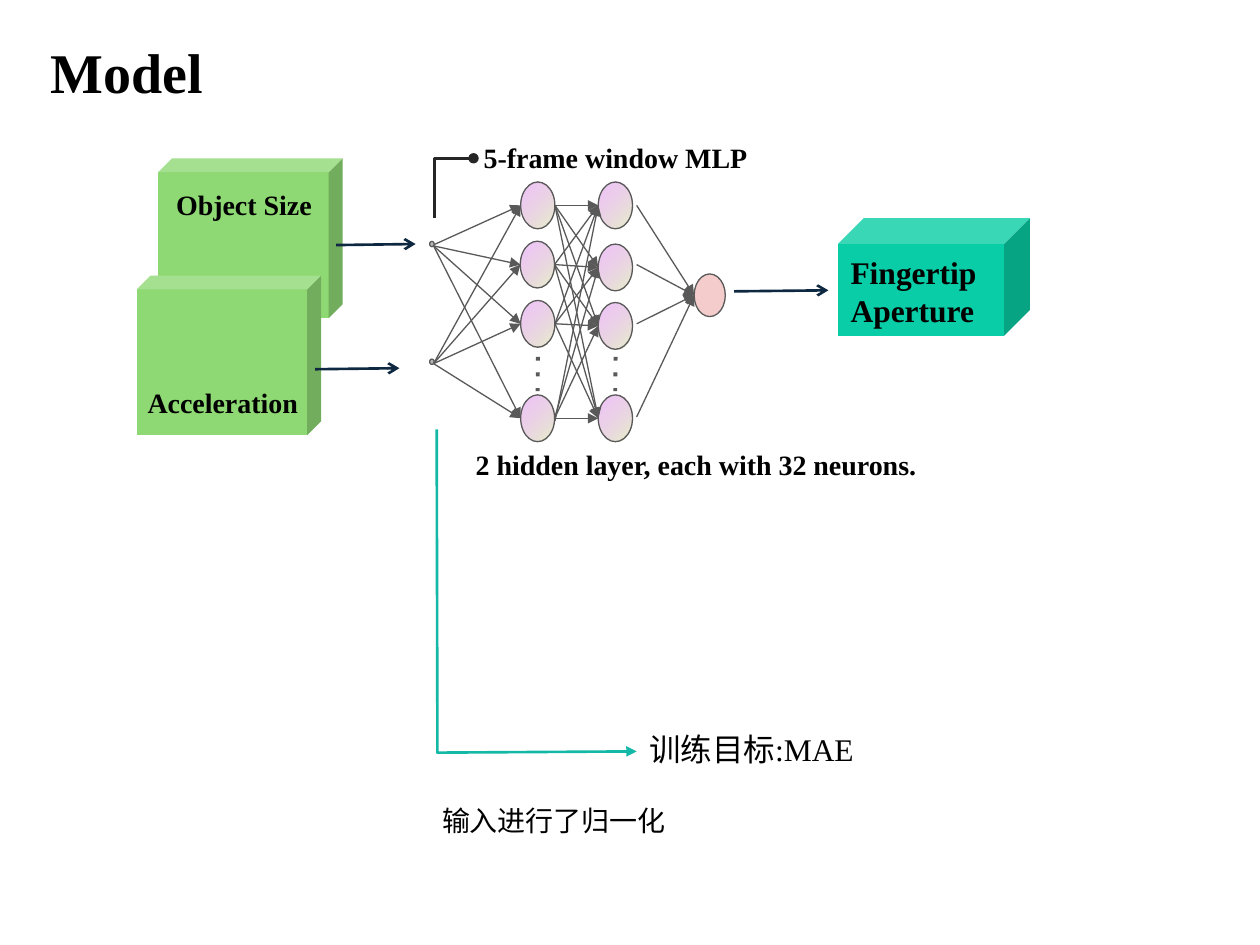
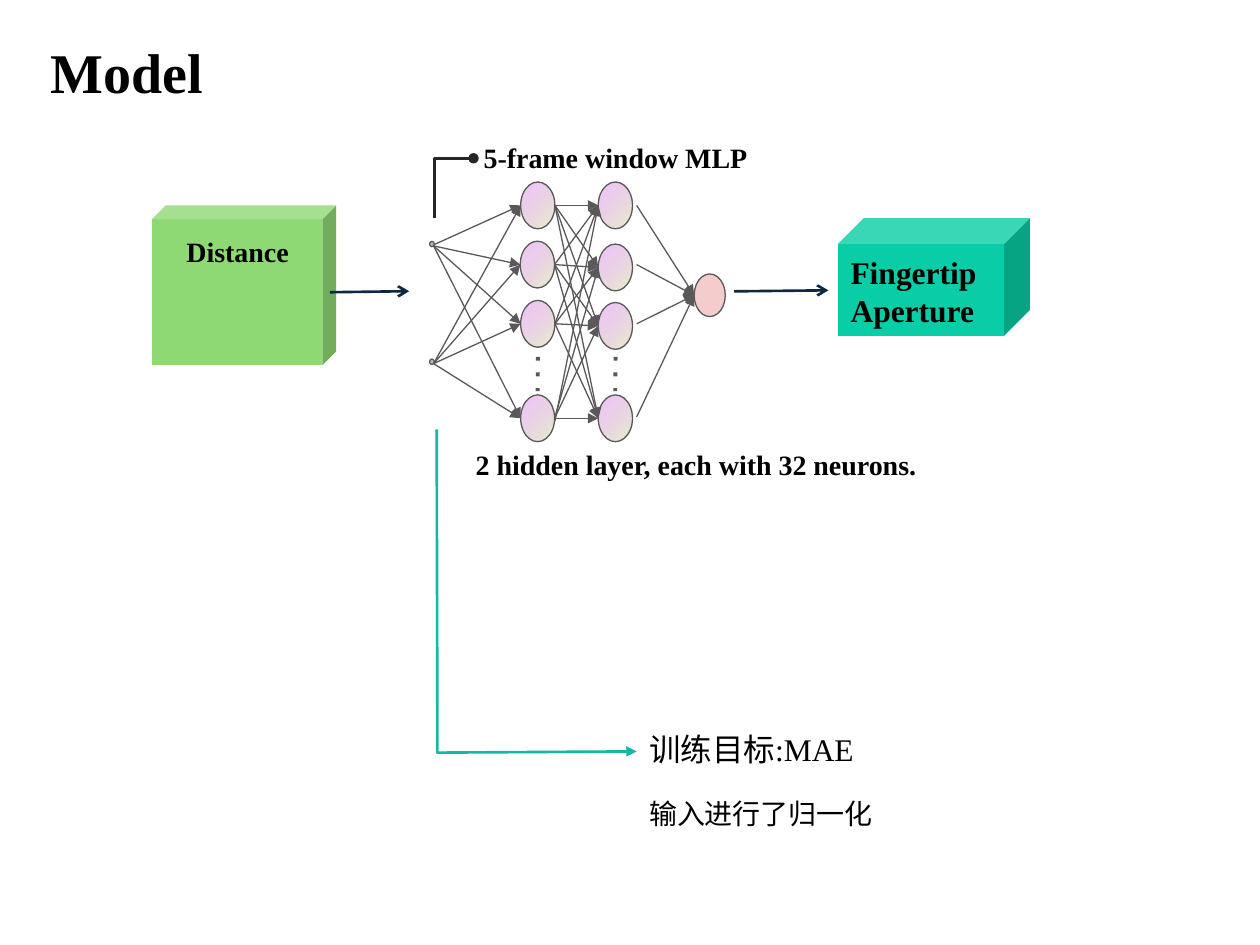
Before and after one commit to DiXiQing/Multimodal_Imitation_Learning, a slide deck: slide 2 of Report/Report_1019.pptx. Drawn at 1260x945 pixels with LibreOffice and Linux fonts; fonts in the diff are those of the drawing. Boxes give left, top, right and bottom in pixels: in the first picture for what was removed or moved away, otherwise in the second. Text is boxed around its words. In the diff, an @@ line names an element or a change of style, - is before the commit and + after.

```diff
--- a/Report/Report_1019.pptx
+++ b/Report/Report_1019.pptx
@@ cube: place and size @@
-cube at box(159, 159, 343, 319)
+cube at box(151, 205, 335, 365)
@@ text at box(186, 242, 288, 263): text changed @@
-Object Size
+Distance
@@ cube removed at box(136, 276, 320, 436) @@
@@ arrow moved from (336, 246) - (416, 244) to (330, 292) - (410, 291) @@
@@ arrow removed from (315, 369) to (399, 368) @@
@@ text removed at box(148, 393, 298, 414) @@
-Acceleration
@@ text "输入进行了归一化": place and size @@
-text "输入进行了归一化" at box(442, 807, 665, 834)
+text "输入进行了归一化" at box(649, 800, 872, 827)
```
Also in this commit, not shown: 2 slides added, 1 other file.
